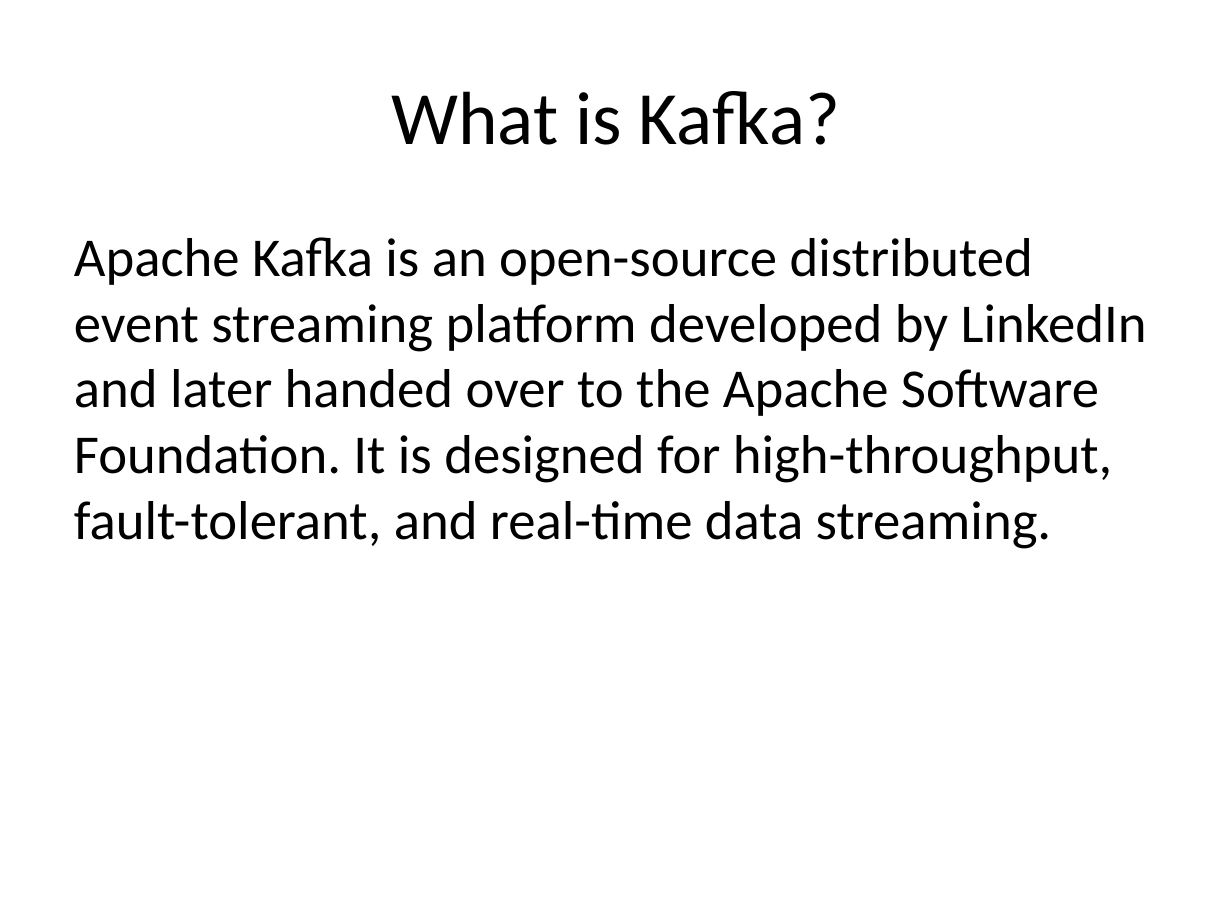
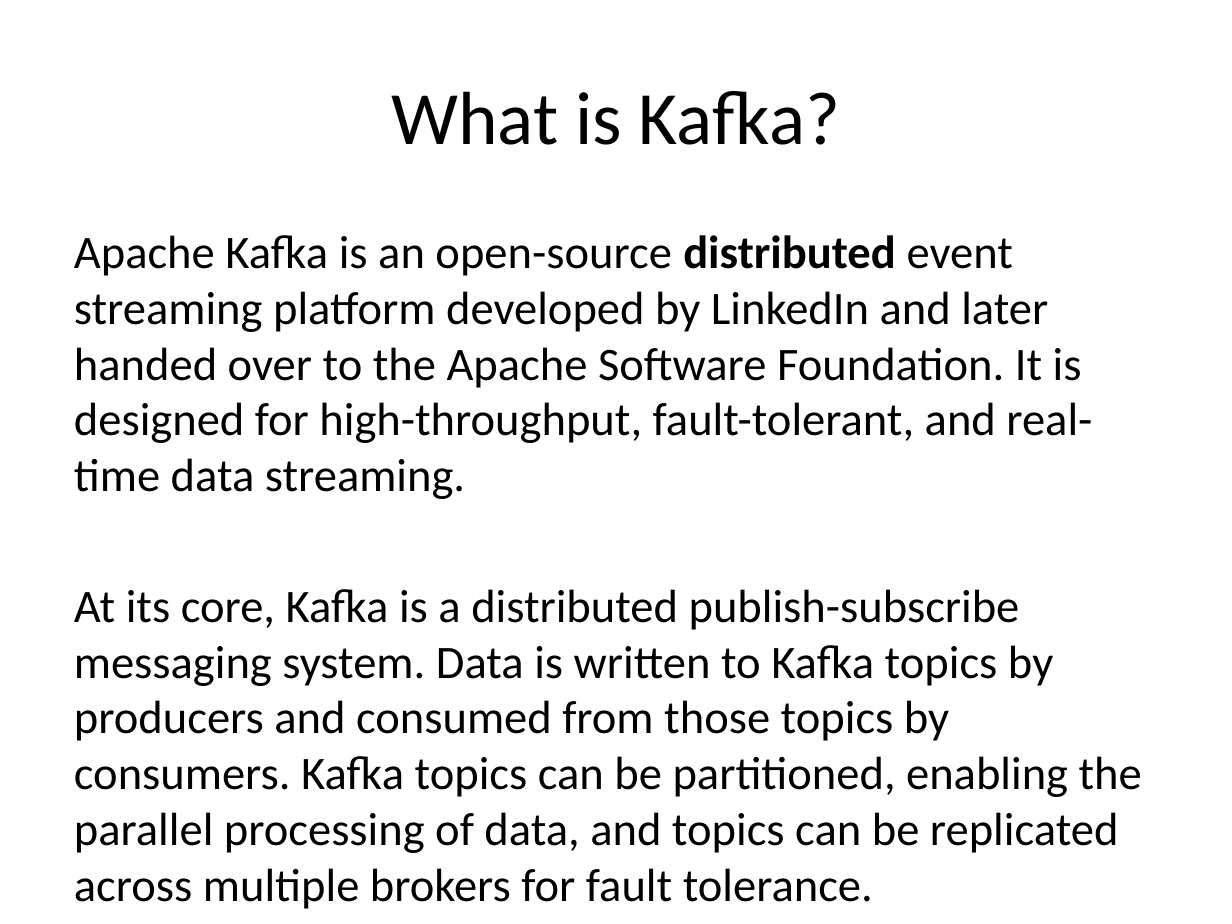
Before and after one commit to surjeetk/docs, a slide deck: slide 3 of Apache Kafka on Kubernetes.pptx (slide 2 before the commit). Drawn at 1232x924 pixels with LibreOffice and Linux fonts; fonts in the diff are those of the drawing. Boxes give left, top, right and bottom in pixels: in the first picture for what was removed or moved away, otherwise in the second. Text is boxed around its words. In the diff, an @@ line names an element or a change of style, - is before the commit and + after.

```diff
--- a/Apache Kafka on Kubernetes.pptx
+++ b/Apache Kafka on Kubernetes.pptx
@@ text at bbox=[74, 235, 1092, 499]: size 32 to 27.2 pt in "Apache Kafka is an open-source distributed event ..."; bold on in "distributed" @@
@@ text at bbox=[74, 589, 1142, 909]: paragraph added @@
+At its core, Kafka is a distributed publish-subscribe messaging system. Data is written to Kafka topics by producers and consumed from those topics by consumers. Kafka topics can be partitioned, enabling the parallel processing of data, and topics can be replicated across multiple brokers for fault tolerance.
```
Also in this commit, not shown: 2 other slides changed, 21 slides added, 1 slide removed.
